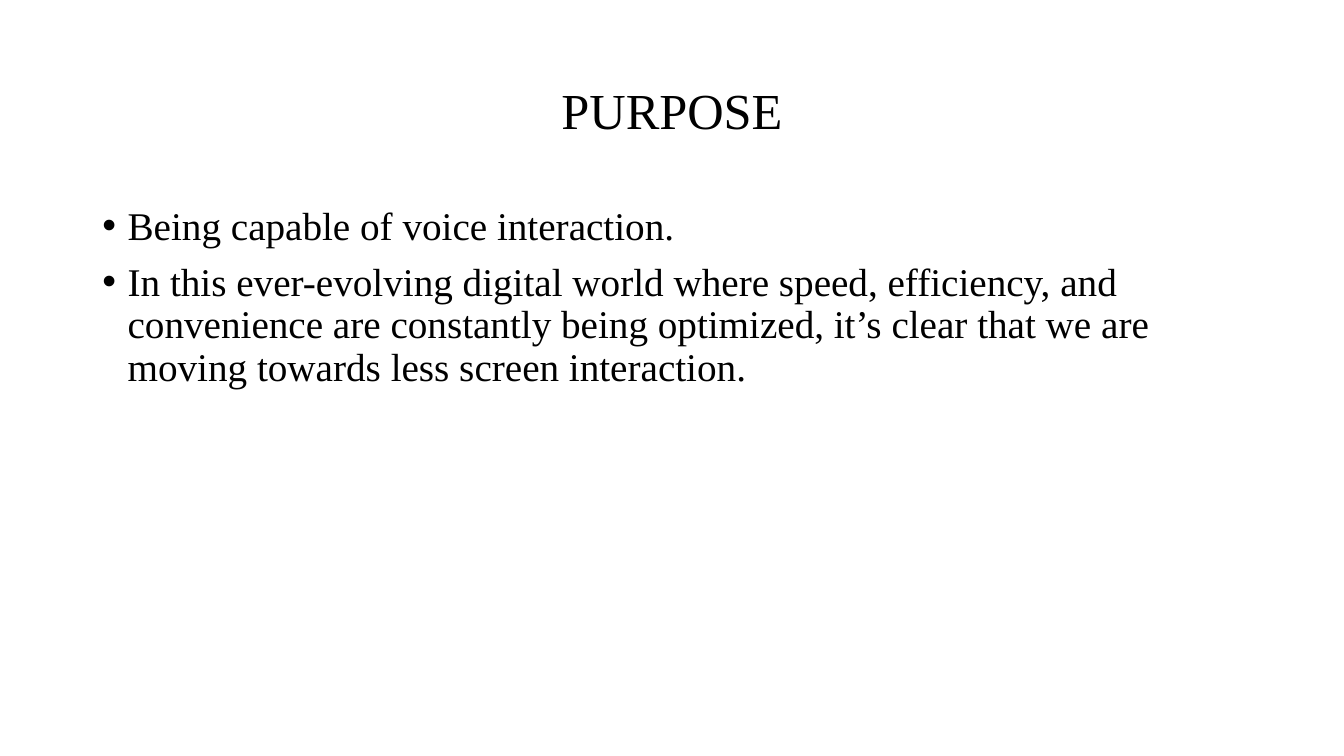
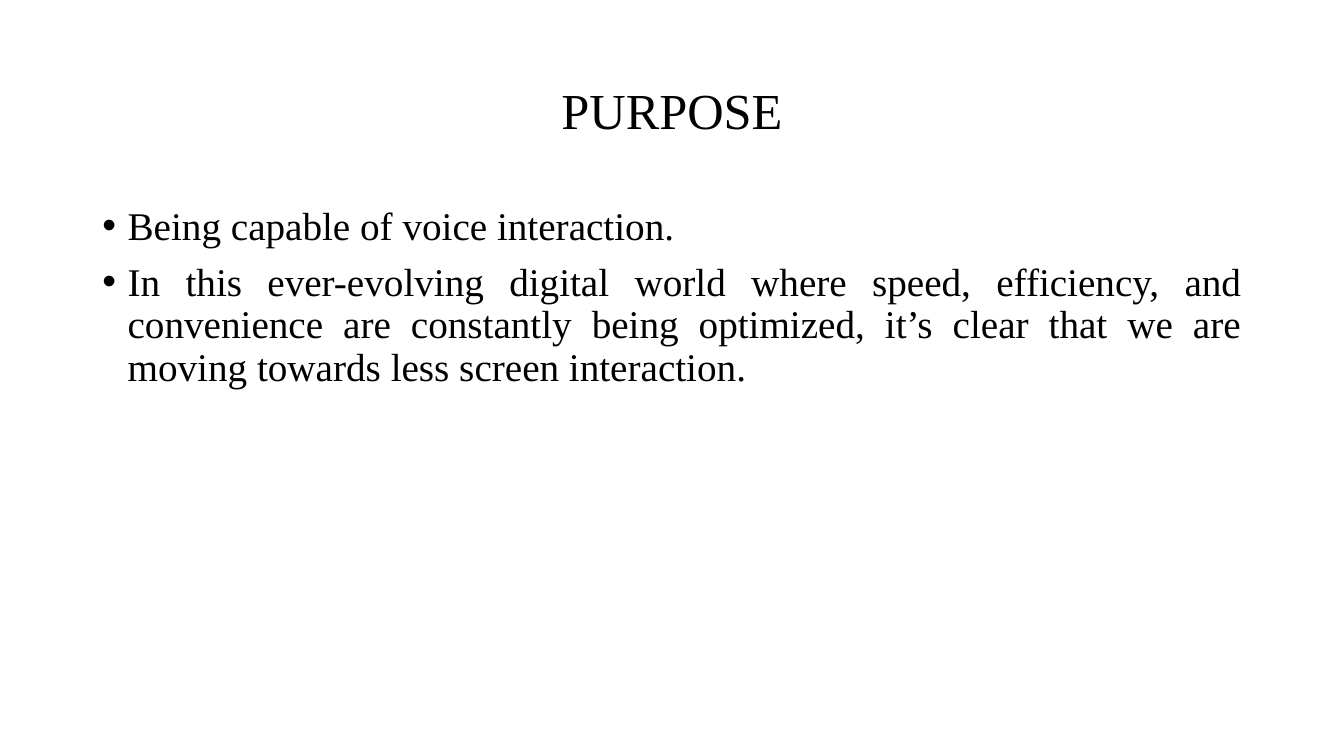
Before and after one commit to yogesh2104/miniProject, a slide deck: slide 4 of Documentation/DESKTOP PERSONAL ASSISTANT.pptx. Drawn at 1344x756 pixels with LibreOffice and Linux fonts; fonts in the diff are those of the drawing. Boxes give left, top, right and bottom in pixels: in the first picture for what was removed or moved away, otherwise in the second. Text is boxed around its words. In the diff, an @@ line names an element or a change of style, - is before the commit and + after.

```diff
--- a/Documentation/DESKTOP PERSONAL ASSISTANT.pptx
+++ b/Documentation/DESKTOP PERSONAL ASSISTANT.pptx
@@ text "Being capable of voice interaction." at box(128, 212, 1242, 388): alignment left to justified @@
```
Also in this commit, not shown: 6 other slides changed, 1 slide added, 1 other file.
